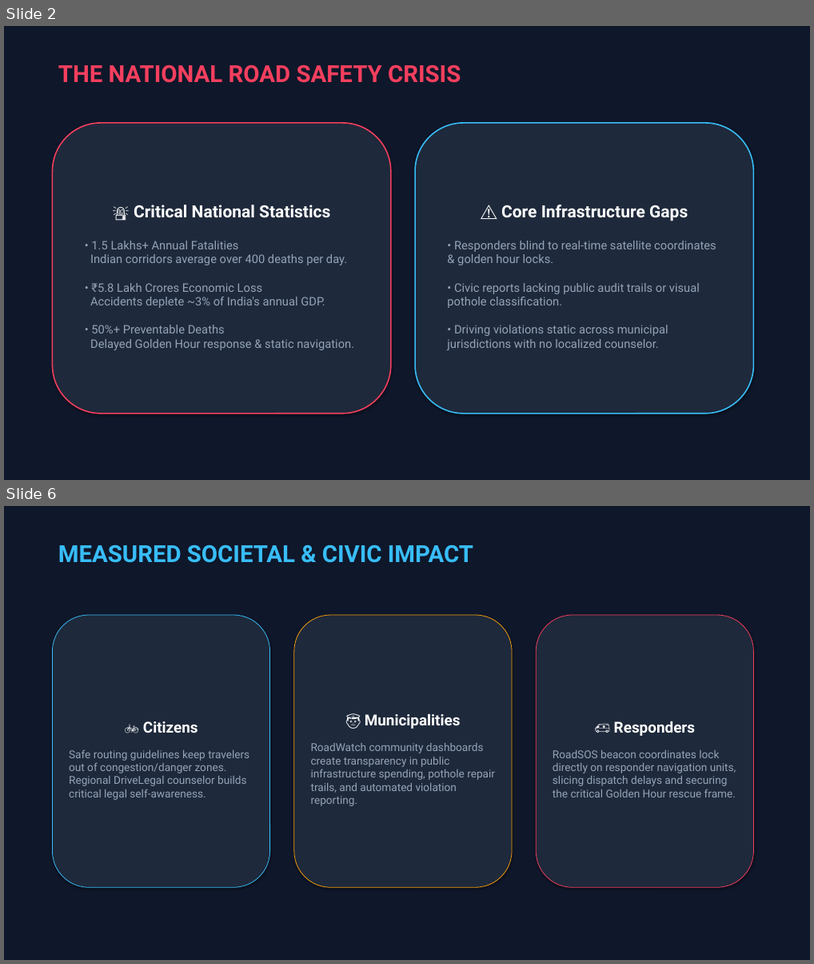
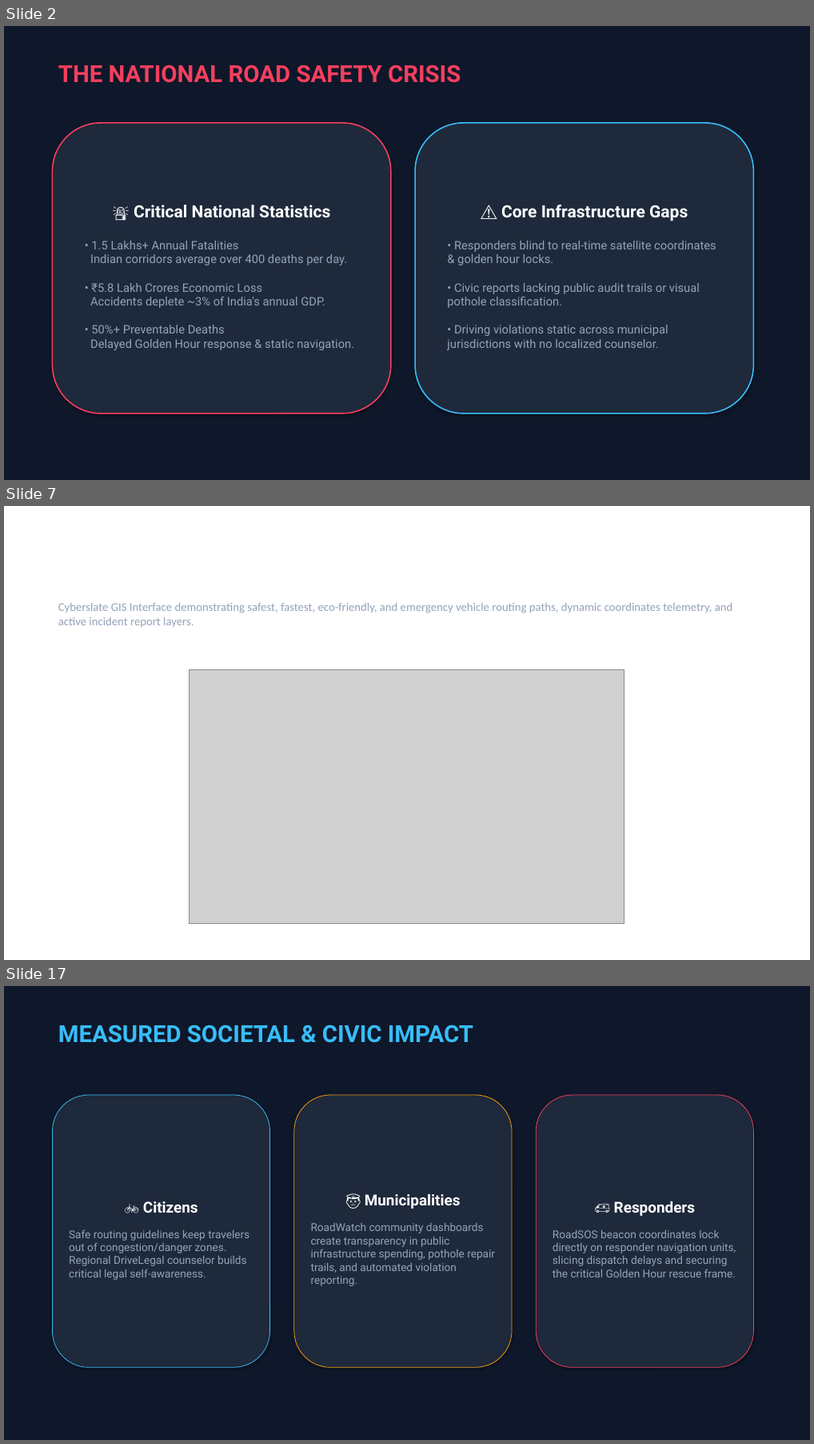
Before and after one commit to Ajayrathod04/RaastaSense, a slide deck: RaastaSense_Hackathon_Presentation.pptx. Shown one above the other, each under a label of ours: slides 2 and 6 before the commit, slides 2, 7 and 17 after it; the slides between them are not shown. The pictures are 814x964 and 814x1444 pixels, drawn with LibreOffice and Linux fonts; fonts in the diff are those of the drawing; grey boxes stand for pictures. Boxes give left, top, right and bottom in pixels: in the first picture for what was removed or moved away, otherwise in the second. Text is boxed around its words. In the diff, an @@ line names an element or a change of style, - is before the commit and + after.

Commit message:
hackathon-upgrades: fix Map coordinates, correct speedometer types, integrate 10-city Analytics dashboard, add AI Guardian assistant page, and update submission assets

```diff
--- a/RaastaSense_Hackathon_Presentation.pptx
+++ b/RaastaSense_Hackathon_Presentation.pptx
@@ slide 7 added at <box>4,506,810,960</box>, background #FFFFFF @@
@@ text added at <box>58,603,734,627</box>, 14 pt, text #94A3B8 @@
+Cyberslate GIS Interface demonstrating safest, fastest, eco-friendly, and emergency vehicle routing paths, dynamic coordinates telemetry, and active incident report layers.
@@ picture added at <box>189,669,625,924</box> @@
@@ what was slide 6 is now slide 17 @@
```
Also in this commit, not shown: 3 slides changed, 10 other slides added, 9 other files.
